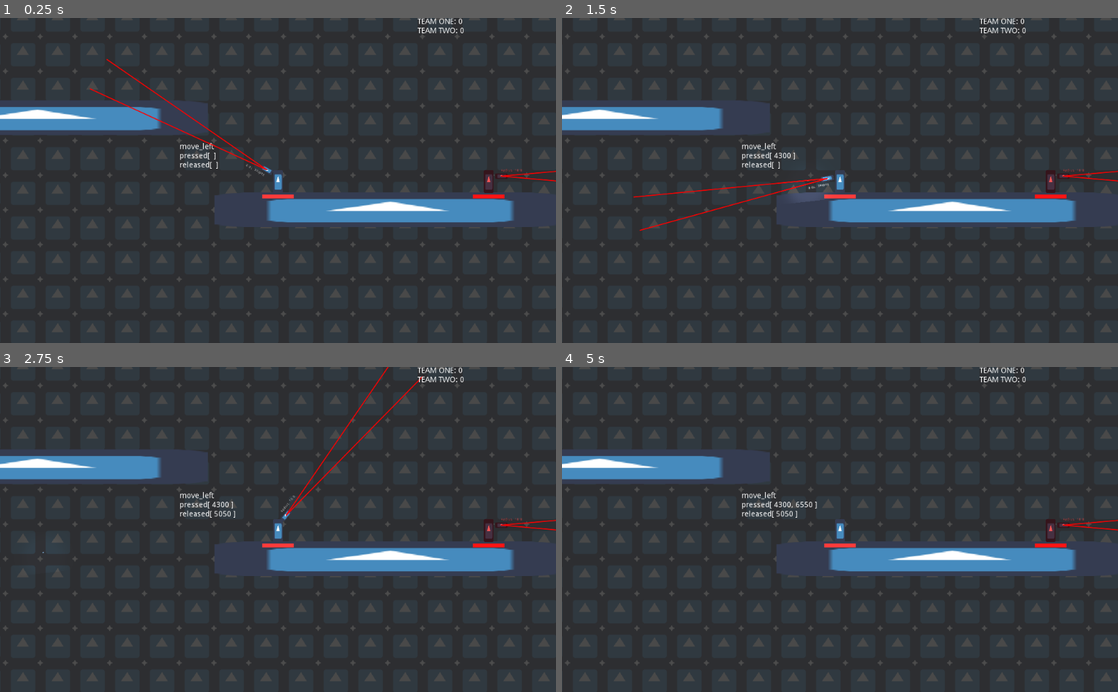
Above: before the commit, frames 1-4 (two rows, left to right).
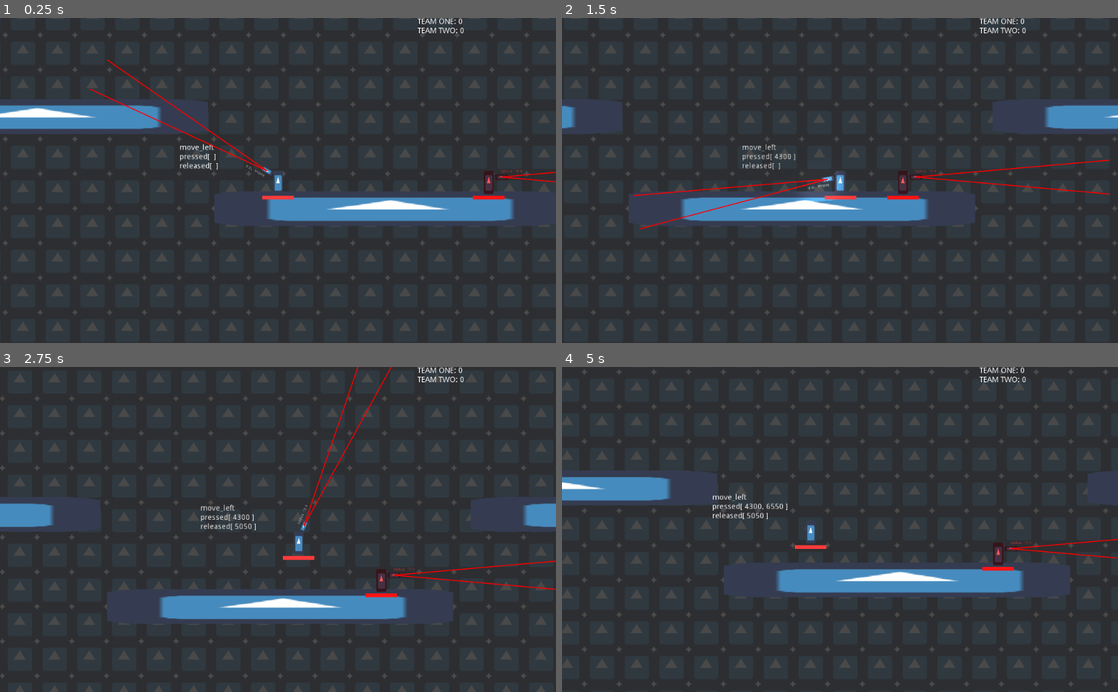
Above: after the commit, the same moments.

Repository: mdechdee/7thHero-GWJ32
Game: Godot game, scene res://Scenes/UnitTestScene.tscn
Same seed, same stepped clock (60 frames per second), same inputs: the game is played once before the commit and once after it. The engine's default icon, where the game draws it, is replaced by a stand-in: a white triangle on a blue panel in a dark square.
Inputs (mouse positions are in pixels of both pictures, inside the frame that each line leads up to):
- Up to frame 1 (0.25 s): no input
- Up to frame 2 (1.5 s): move the mouse to (962, 164) at 0.52 s; hold D (move_right) 0.53-1.28 s; tap Shift (dash) at 0.6 s; move the mouse to (728, 196) at 1.27 s; hold A (move_left) from 1.28 s (still down); click (728, 196) at 1.35 s
- Up to frame 3 (2.75 s): tap Shift (dash) at 1.55, 2.1 s; move the mouse to (333, 458) at 2.02 s; release A (move_left) at 2.03 s; hold D (move_right) from 2.03 s (still down)
- Up to frame 4 (5 s): move the mouse to (812, 594) at 2.77 s; tap G (drop_weapon) at 2.85 s; tap Shift (dash) at 3.05, 3.8, 4.55 s; move the mouse to (1006, 578) at 3.52 s; release D (move_right) at 3.53 s; hold A (move_left) from 3.53 s (still down); tap W (enter_door) at 3.6 s; move the mouse to (673, 480) at 4.27 s; tap F (interact) at 4.35 s

The runs differ from the first frame. In frame 1, 3.3% of the frame differs, in the area x 0-100%, y 0-97%; in frame 2, 18%; in frame 3, 24%, in the area x 0-100%, y 0-100%; in frame 4, 20%.
Error before the commit: Parse Error: Indented block expected after declaration of "_on_PickArea_body_entered" function. (res://Gun/PickArea.gd:8)
Error after the commit: Trying to assign value of type 'Node2D' to a variable of type 'KinematicBody2D'. (res://Gun/Detacher.gd:9)

Commit message:
Movement State (Basic Movement, Dash Movement)

Diff:
--- a/Gun/PickArea.gd
+++ b/Gun/PickArea.gd
@@ -4,3 +4,4 @@
 	connect("body_entered", self, "_on_PickArea_body_entered")
 
 func _on_PickArea_body_entered(body):
+	pass
--- a/Player/BasicMovement.gd
+++ b/Player/BasicMovement.gd
@@ -1,12 +1,23 @@
-extends Node
+extends State
 
+export(float, 50, 100) var MOVE_SPEED = 50
 var move: Vector2
 var body: KinematicBody2D
+
+func _ready():
+	owner.connect("on_move", self, "do_move")
+	is_on = true
+
+func do_move(dir: Vector2):
+	if(dir == Vector2.ZERO):
+		move.x = lerp(move.x,0,0.2)
+	move += dir * MOVE_SPEED
+	print("MOVE ",dir)
 
 func physics_process(delta):
 	move.y += GlobalVar.GRAVITY
 	move.y = clamp(move.y, -GlobalVar.MAX_Y_SPEED, GlobalVar.MAX_Y_SPEED)
 	move.x = clamp(move.x, -GlobalVar.MAX_X_SPEED, GlobalVar.MAX_X_SPEED)
-	move = body.move_and_slide(move)
+	move = owner.move_and_slide(move)
 	if move.length() < 0.01:
 		move = Vector2.ZERO
--- a/Player/DashMovement.gd
+++ b/Player/DashMovement.gd
@@ -2,10 +2,19 @@
 
 var move: Vector2
 var body: KinematicBody2D
+export(float, 2000, 3000) var DASH_SPEED = 3000
+
+func _ready():
+	owner.connect("on_dash", self, "do_dash")
+
+func do_dash(dir):
+	$DashTimer.start()
+	move = dir * DASH_SPEED
+	is_on = true
 
 func physics_process(delta):
 	move = lerp(move, Vector2.ZERO, 0.2)
-	move = body.move_and_slide(move)
+	move = owner.move_and_slide(move)
 
 func _on_DashTimer_timeout():
-	get_parent().is_dashing = false
+	is_on = false
--- a/Player/Movement.gd
+++ b/Player/Movement.gd
@@ -1,38 +1,15 @@
 extends Node
 class_name Movement
 
-onready var body: KinematicBody2D = owner
-export(float, 50, 100) var MOVE_SPEED
-export(float, 2000, 3000) var DASH_SPEED
-
 var move: Vector2
-var states: Array  = []
-var current_state: State
-
-var is_dashing: bool = false
-
-func _ready():
-	owner.connect("on_move", self, "do_move")
-	owner.connect("on_dash", self, "do_dash")
-	for child in get_children():
-		states.append(child)
 
 func _physics_process(delta):
-	current_state.physics_process(delta)
-
-func do_move(dir: Vector2):
-	if(is_dashing):
-		return
-	if(dir == Vector2.ZERO):
-		move.x = lerp(move.x,0,0.2)
-	move += dir * MOVE_SPEED
-
-func do_dash(dir:Vector2):
-	if is_dashing:
-		return
-	move = dir * DASH_SPEED
-	is_dashing = true
-	$DashTimer.start()
+	for child in get_children():
+		child = child as State
+		if child.is_on:
+			child.physics_process(delta)
+			move = child.move # for debugging
+			break
 
 func debug():
 	$"../SpeedDebugger".text = "%.3f, %.3f" % [move.x,move.y]
--- a/Player/Player.tscn
+++ b/Player/Player.tscn
@@ -104,8 +104,6 @@
 
 [node name="Movement" type="Node" parent="."]
 script = ExtResource( 3 )
-MOVE_SPEED = 50.0
-DASH_SPEED = 3000.0
 
 [node name="DashMovement" type="Node" parent="Movement"]
 script = ExtResource( 12 )
--- a/State.gd
+++ b/State.gd
@@ -1,5 +1,7 @@
 extends Node
 class_name State
+
+var is_on: bool = false
 
 func physics_process(delta):
 	pass
